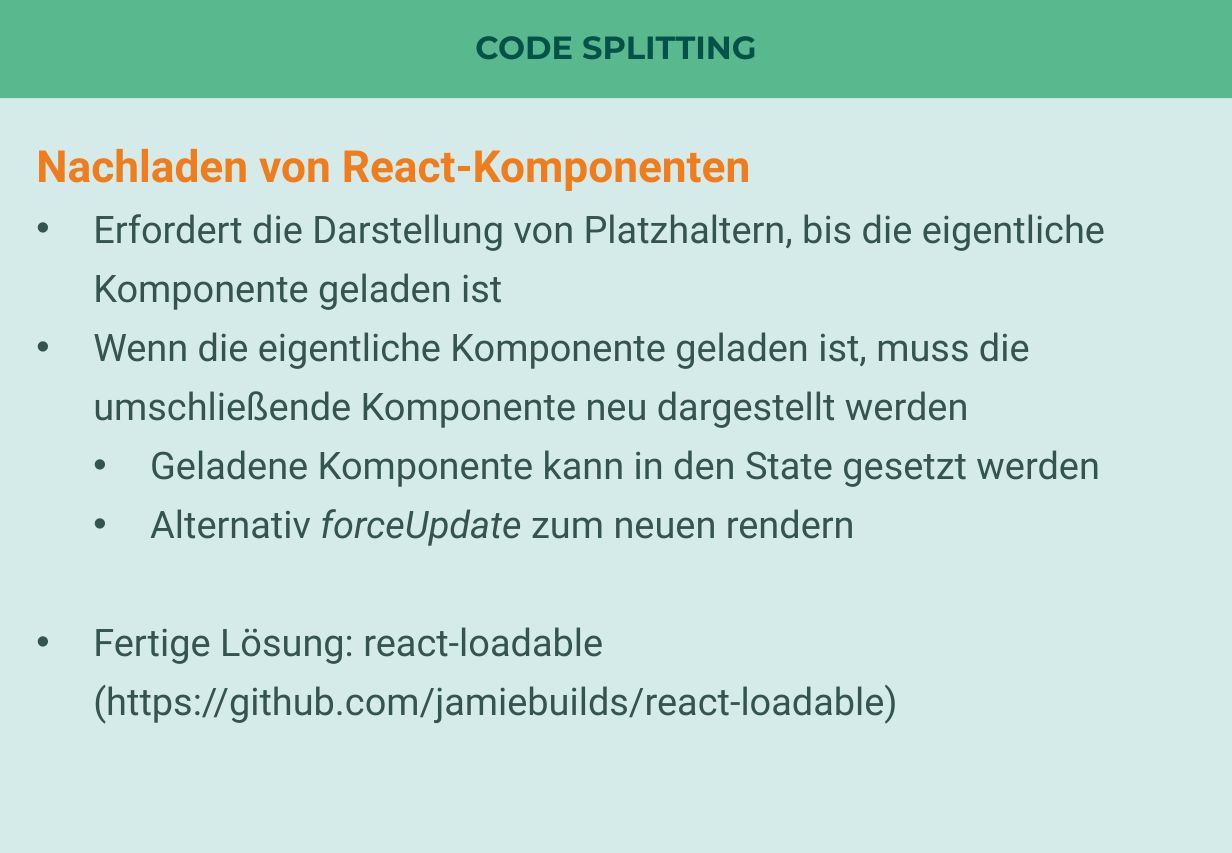
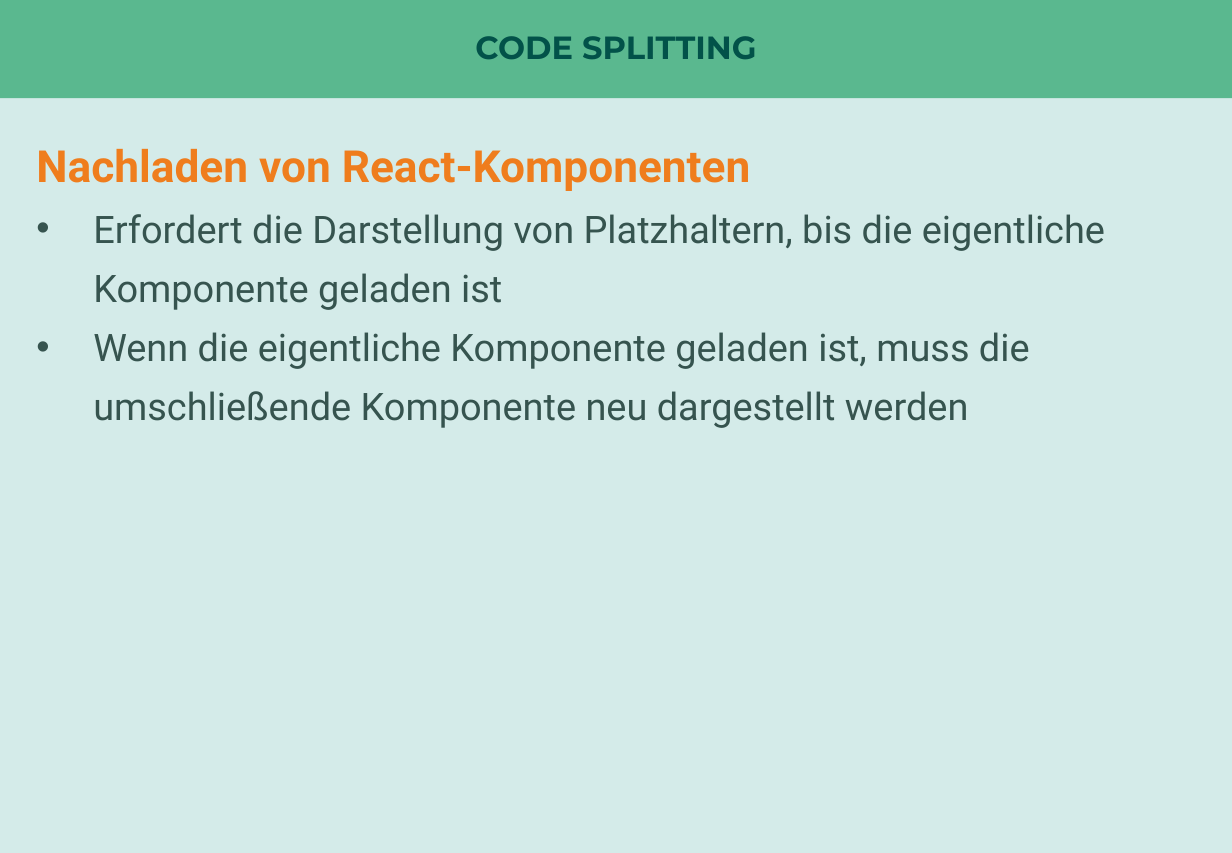
Before and after one commit to nilshartmann/react-talk, a slide deck: slide 51 of react-in-enterprise-anwendungen.pptx (slide 52 before the commit). Drawn at 1232x853 pixels with LibreOffice and Linux fonts; fonts in the diff are those of the drawing. Boxes give left, top, right and bottom in pixels: in the first picture for what was removed or moved away, otherwise in the second. Text is boxed around its words. In the diff, an @@ line names an element or a change of style, - is before the commit and + after.

```diff
--- a/react-in-enterprise-anwendungen.pptx
+++ b/react-in-enterprise-anwendungen.pptx
@@ text at [93,450,1100,724]: paragraphs removed @@
-  • Geladene Komponente kann in den State gesetzt werden
-  • Alternativ forceUpdate zum neuen rendern
-• Fertige Lösung: react-loadable (https://github.com/jamiebuilds/react-loadable)
```
Also in this commit, not shown: 9 other slides changed, 5 slides added, 8 slides removed, 1 other file.
